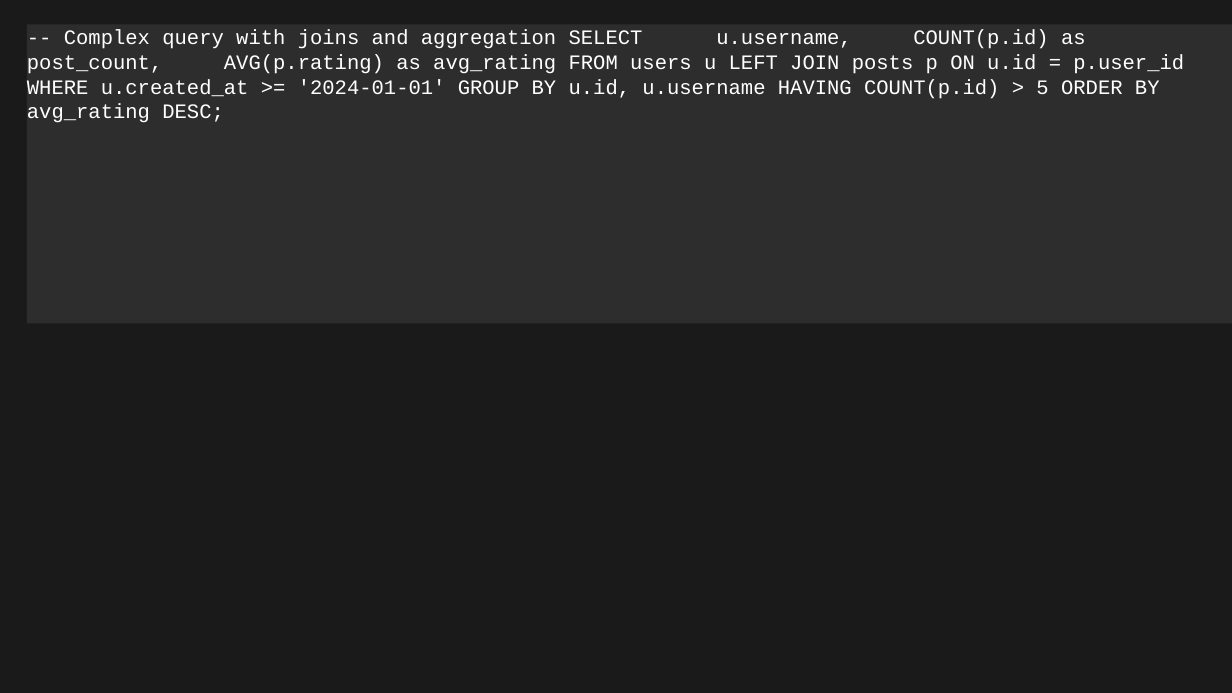
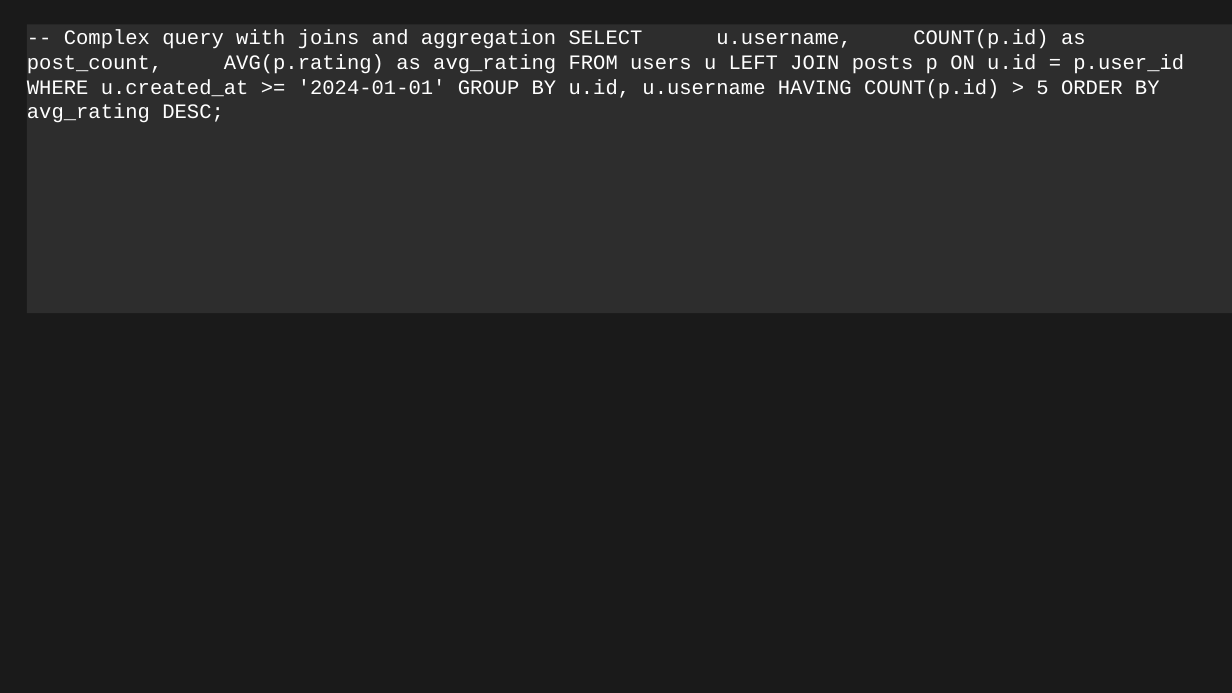
Before and after one commit to louisazhou/slidegenerator, a slide deck: slide 6 of output/comprehensive_demo_dark.pptx. Drawn at 1232x693 pixels with LibreOffice and Linux fonts; fonts in the diff are those of the drawing. Boxes give left, top, right and bottom in pixels: in the first picture for what was removed or moved away, otherwise in the second. Text is boxed around its words. In the diff, an @@ line names an element or a change of style, - is before the commit and + after.

```diff
--- a/output/comprehensive_demo_dark.pptx
+++ b/output/comprehensive_demo_dark.pptx
@@ rectangle "-- Complex query with joins ..." resized from (x1=27, y1=25, x2=1232, y2=324) to (x1=27, y1=25, x2=1232, y2=313) @@
```
Also in this commit, not shown: 8 other slides changed, 1 slide added, 23 other files.
